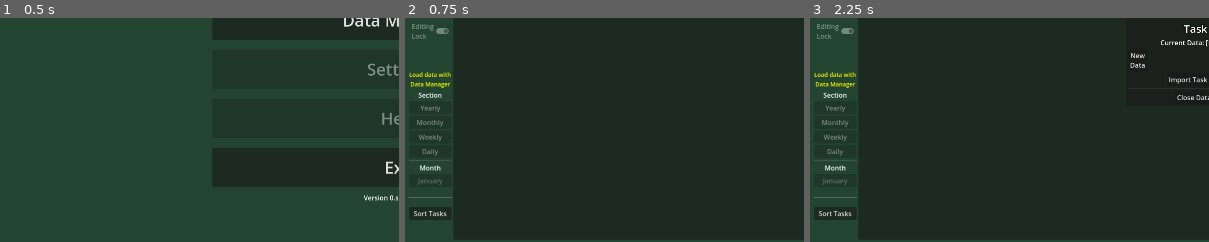
Above: before the commit, frames 1-3 (left to right).
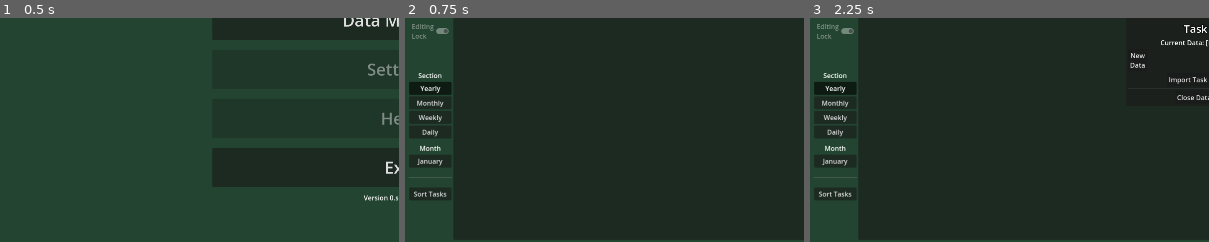
Above: after the commit, the same moments.

Repository: Phoenix-Greenleaf/GG-Household-Helper
Game: Godot game, scene res://scenes/main_menu.tscn
Two runs of this game, one before a commit and one after it. Both use one fixed random seed, a clock stepped at 60 frames per second and the inputs below.
Inputs:
- Up to frame 1 (0.5 s): no input
- Up to frame 2 (0.75 s): click "Continue" at 0.5 s
- Up to frame 3 (2.25 s): click "Editor Menu" at 1.25 s; click "Info Mode" at 2 s
The pictures show only the part of the screen within x 0-50%, y 50-100%; the shares and areas given below are measured in that part.

Frame 1 is identical in both runs. In frame 2, 3.3% of the frame differs, in the area x 0-12%, y 24-90%; in frame 3, 3.3%.

Commit message:
Saving and Inspect improved
Changed my emit_signals to the newer .emit. Checkbox selection buttons (state and profile) toggle to Inspected cells. Switching between data in the data manager triggers a storage-save if needed. The save warning now only slows the menu quit. And everything that needs to SHOULD emit a trigger_save_warning.  Added "if not -> returns" to prevent issues in GridContainer while switching modes with no data_for_spreadsheet

Diff:
--- /dev/null
+++ b/gui/active_button.gd
@@ -0,0 +1,14 @@
+extends Button
+
+@onready var saved_status: DataGlobal.Checkbox = DataGlobal.Checkbox.ACTIVE
+
+
+func _ready() -> void:
+	SignalBus.update_checkbox_button.connect(toggle_to_focused_cell)
+
+
+func toggle_to_focused_cell() -> void:
+	if DataGlobal.current_checkbox_state != saved_status:
+		self.set_pressed_no_signal(false)
+		return
+	self.set_pressed_no_signal(true)
--- a/gui/checkbox_profile.gd
+++ b/gui/checkbox_profile.gd
@@ -4,12 +4,23 @@
 @onready var profile_color_rect: ColorRect = %ProfileColorRect
 @onready var profile_label: Label = %ProfileLabel
 @onready var profile_button: Button = %ProfileButton
+@onready var saved_profile: Array
 
 
 func _ready() -> void:
 	var default_profile: Array = DataGlobal.default_profile
 	load_checkbox_profile(default_profile)
+	SignalBus.update_checkbox_button.connect(toggle_to_focused_cell)
+
 
 func load_checkbox_profile(target_profile: Array) -> void:
-	profile_label.set_text(target_profile[0])
-	profile_color_rect.set_color(target_profile[1])
+	saved_profile = target_profile
+	profile_label.set_text(saved_profile[0])
+	profile_color_rect.set_color(saved_profile[1])
+
+
+func toggle_to_focused_cell() -> void:
+	if DataGlobal.current_checkbox_profile != saved_profile:
+		profile_button.set_pressed_no_signal(false)
+		return
+	profile_button.set_pressed_no_signal(true)
--- a/gui/checkbox_selection_popup.gd
+++ b/gui/checkbox_selection_popup.gd
@@ -31,6 +31,7 @@
 	self.visible = false
 	connect_paired_menu_button()
 	connect_status_button_group()
+	SignalBus.update_checkbox_button.connect(update_status_colors)
 
 
 func load_existing_profiles() -> void:
@@ -46,6 +47,7 @@
 	current_sibling.add_sibling(new_profile)
 	new_profile.load_checkbox_profile(target_profile)
 	current_sibling = new_profile
+
 
 
 func add_default_profile() -> void:
@@ -79,7 +81,7 @@
 
 
 func update_paired_menu() -> void:
-	SignalBus.emit_signal("update_checkbox_button")
+	SignalBus.update_checkbox_button.emit()
 
 
 func random_color() -> Color:
--- a/gui/checkbox_selection_popup.tscn
+++ b/gui/checkbox_selection_popup.tscn
@@ -1,7 +1,11 @@
-[gd_scene load_steps=4 format=3 uid="uid://c7tqndbd8llst"]
+[gd_scene load_steps=8 format=3 uid="uid://c7tqndbd8llst"]
 
 [ext_resource type="Script" path="res://gui/checkbox_selection_popup.gd" id="1_wlqjm"]
 [ext_resource type="ButtonGroup" uid="uid://ditpy2n3iaejt" path="res://gui/checkbox_status_group.tres" id="2_ti3lp"]
+[ext_resource type="Script" path="res://gui/active_button.gd" id="3_o5t0w"]
+[ext_resource type="Script" path="res://gui/in_progress_button.gd" id="4_mewre"]
+[ext_resource type="Script" path="res://gui/completed_button.gd" id="5_8hqe5"]
+[ext_resource type="Script" path="res://gui/expired_button.gd" id="6_3ouw3"]
 
 [sub_resource type="StyleBoxFlat" id="StyleBoxFlat_ui5rb"]
 
@@ -41,6 +45,7 @@
 layout_mode = 2
 toggle_mode = true
 button_group = ExtResource("2_ti3lp")
+script = ExtResource("3_o5t0w")
 
 [node name="Status1Margin" type="MarginContainer" parent="SelectionPopupMargin/SelectionPopupVBox/SelectionPopupStatusHBox/Status1PanelContainer"]
 layout_mode = 2
@@ -74,6 +79,7 @@
 layout_mode = 2
 toggle_mode = true
 button_group = ExtResource("2_ti3lp")
+script = ExtResource("4_mewre")
 
 [node name="MarginContainer" type="MarginContainer" parent="SelectionPopupMargin/SelectionPopupVBox/SelectionPopupStatusHBox/Status2PanelContainer"]
 layout_mode = 2
@@ -122,6 +128,7 @@
 toggle_mode = true
 button_pressed = true
 button_group = ExtResource("2_ti3lp")
+script = ExtResource("5_8hqe5")
 
 [node name="MarginContainer" type="MarginContainer" parent="SelectionPopupMargin/SelectionPopupVBox/SelectionPopupStatusHBox/Status3PanelContainer"]
 layout_mode = 2
@@ -157,6 +164,7 @@
 layout_mode = 2
 toggle_mode = true
 button_group = ExtResource("2_ti3lp")
+script = ExtResource("6_3ouw3")
 
 [node name="MarginContainer" type="MarginContainer" parent="SelectionPopupMargin/SelectionPopupVBox/SelectionPopupStatusHBox/Status4PanelContainer"]
 layout_mode = 2
--- /dev/null
+++ b/gui/completed_button.gd
@@ -0,0 +1,14 @@
+extends Button
+
+@onready var saved_status: DataGlobal.Checkbox = DataGlobal.Checkbox.COMPLETED
+
+
+func _ready() -> void:
+	SignalBus.update_checkbox_button.connect(toggle_to_focused_cell)
+
+
+func toggle_to_focused_cell() -> void:
+	if DataGlobal.current_checkbox_state != saved_status:
+		self.set_pressed_no_signal(false)
+		return
+	self.set_pressed_no_signal(true)
--- a/gui/data_manager/data_manager.gd
+++ b/gui/data_manager/data_manager.gd
@@ -10,6 +10,7 @@
 @onready var task_grid: GridContainer = %TaskGrid
 @onready var current_tasksheet_label: Label = %CurrentTasksheetLabel
 @onready var task_accept_button: Button = %TaskAcceptButton
+var safe_lock_active: bool
 
 var task_save_button_group = preload("res://gui/data_manager/task_save_button_group.tres")
 var task_save_button = preload("res://gui/data_manager/task_save_button.tscn")
@@ -43,10 +44,15 @@
 func connect_signal_bus() -> void:
 	close_manager_button.pressed.connect(emit_exit_signal)
 	SignalBus._on_current_tasksheet_data_changed.connect(update_current_tasksheet_label)
+	SignalBus.trigger_save_warning.connect(safety_toggle.bind(true))
+	SignalBus.reset_save_warning.connect(safety_toggle.bind(false))
 
 
+func safety_toggle(new_bool) -> void:
+	safe_lock_active = new_bool
+
 func emit_exit_signal() -> void:
-	SignalBus.emit_signal("data_manager_close")
+	SignalBus.data_manager_close.emit()
 
 
 func update_current_tasksheet_label() -> void:
@@ -179,12 +185,14 @@
 		prints("Tasksheet data already loaded, skipping.")
 		DataGlobal.button_based_message(current_tasksheet_label, "Data Already Loaded!")
 		return
+	if safe_lock_active:
+		save_current_tasksheet()
 	send_tasksheet_to_global(pressed_tasksheet)
 
 
 func send_tasksheet_to_global(tasksheet_to_send) -> void:
 	DataGlobal.current_tasksheet_data = tasksheet_to_send
-	SignalBus.emit_signal("_on_current_tasksheet_data_changed")
+	SignalBus._on_current_tasksheet_data_changed.emit()
 
 
 func _on_import_tasksheet_pressed() -> void:
--- a/gui/data_manager/task_save_button.gd
+++ b/gui/data_manager/task_save_button.gd
@@ -10,6 +10,7 @@
 func _ready() -> void:
 	update_button()
 
+
 func update_button() -> void:
 	if saved_resource:
 		task_set_name_label.text = saved_resource.spreadsheet_title
--- /dev/null
+++ b/gui/expired_button.gd
@@ -0,0 +1,14 @@
+extends Button
+
+@onready var saved_status: DataGlobal.Checkbox = DataGlobal.Checkbox.EXPIRED
+
+
+func _ready() -> void:
+	SignalBus.update_checkbox_button.connect(toggle_to_focused_cell)
+
+
+func toggle_to_focused_cell() -> void:
+	if DataGlobal.current_checkbox_state != saved_status:
+		self.set_pressed_no_signal(false)
+		return
+	self.set_pressed_no_signal(true)
--- /dev/null
+++ b/gui/in_progress_button.gd
@@ -0,0 +1,14 @@
+extends Button
+
+@onready var saved_status: DataGlobal.Checkbox = DataGlobal.Checkbox.IN_PROGRESS
+
+
+func _ready() -> void:
+	SignalBus.update_checkbox_button.connect(toggle_to_focused_cell)
+
+
+func toggle_to_focused_cell() -> void:
+	if DataGlobal.current_checkbox_state != saved_status:
+		self.set_pressed_no_signal(false)
+		return
+	self.set_pressed_no_signal(true)
--- a/gui/task_spreadsheet/cells/checkbox_cell.gd
+++ b/gui/task_spreadsheet/cells/checkbox_cell.gd
@@ -26,6 +26,7 @@
 			year_and_month_updater()
 		DataGlobal.Section.WEEKLY, DataGlobal.Section.DAILY:
 			day_and_week_updater()
+	SignalBus.trigger_save_warning.emit()
 
 
 func year_and_month_updater() -> void:
--- a/gui/task_spreadsheet/cells/dropdown_cell.gd
+++ b/gui/task_spreadsheet/cells/dropdown_cell.gd
@@ -43,3 +43,5 @@
 			saved_task.priority = priority[index_parameter]
 		_:
 			prints("OptionButton active data update failed")
+			return
+	SignalBus.trigger_save_warning.emit()
--- a/gui/task_spreadsheet/cells/multi_line_cell.gd
+++ b/gui/task_spreadsheet/cells/multi_line_cell.gd
@@ -10,3 +10,4 @@
 func update_active_data() -> void:
 	var text_parameter = self.text
 	saved_task.description = text_parameter
+	SignalBus.trigger_save_warning.emit()
--- a/gui/task_spreadsheet/cells/number_cell.gd
+++ b/gui/task_spreadsheet/cells/number_cell.gd
@@ -10,11 +10,13 @@
 
 
 func update_active_data(number_parameter: float) -> void:
-	var int_number = number_parameter as int
+	var int_number: int = number_parameter as int
 	match saved_type:
 		"Units Per Cycle":
-			saved_task.units_per_cycle = number_parameter
+			saved_task.units_per_cycle = int_number
 		"Units Added When Skipped":
-			saved_task.units_added_when_skipped = number_parameter
+			saved_task.units_added_when_skipped = int_number
 		_:
 			prints("SpinBox active data update failed")
+			return
+	SignalBus.trigger_save_warning.emit()
--- a/gui/task_spreadsheet/cells/text_cell.gd
+++ b/gui/task_spreadsheet/cells/text_cell.gd
@@ -24,3 +24,5 @@
 			saved_task.last_completed = text_parameter
 		_:
 			prints("LineEdit active data update failed")
+			return
+	SignalBus.trigger_save_warning.emit()
--- a/gui/task_spreadsheet/task_data.gd
+++ b/gui/task_spreadsheet/task_data.gd
@@ -6,6 +6,8 @@
 
 @export var section: DataGlobal.Section
 @export var group: String
+@export var previous_section: DataGlobal.Section
+@export var previous_group: String
 
 @export var assigned_user: Array
 @export var time_of_day: DataGlobal.TimeOfDay
@@ -26,6 +28,8 @@
 	name = name_parameter
 	section = section_parameter
 	group = group_parameter
+	previous_section = section_parameter
+	previous_group = group_parameter
 	generate_month_dictionary()
 	generate_all_checkboxes()
 
--- a/gui/task_spreadsheet/task_spreadsheet_grid_container.gd
+++ b/gui/task_spreadsheet/task_spreadsheet_grid_container.gd
@@ -113,6 +113,9 @@
 
 
 func existing_groups_option_section_picker() -> void:
+	if not data_for_spreadsheet:
+		prints("No existing groups to load")
+		return
 	var current_section = DataGlobal.current_toggled_section
 	match current_section:
 		DataGlobal.Section.YEARLY:
@@ -196,7 +199,6 @@
 	process_task(new_task)
 
 
-
 func process_task(target_task) -> void:
 	current_task = target_task
 	create_task_row_cells()
@@ -218,6 +220,9 @@
 
 
 func load_existing_data() -> void:
+	if not data_for_spreadsheet:
+		prints("No existing data to load")
+		return
 	create_header_row()
 	match DataGlobal.current_toggled_section:
 		DataGlobal.Section.YEARLY:
@@ -251,7 +256,7 @@
 	close_new_task_panel()
 	new_task_field_reset()
 	toggle_info_checkbox_modes()
-	_on_cells_edited()
+	SignalBus.trigger_save_warning.emit()
 
 
 func create_existing_groups_option_button_items(group) -> void:
@@ -293,7 +298,7 @@
 	info_header_size = get_tree().get_nodes_in_group("Info").size()
 	checkbox_header_size = get_tree().get_nodes_in_group("Checkbox").size()
 	prints("Header Sizes, Full:", full_header_size, " Info:", info_header_size, " Checkbox:", checkbox_header_size)
-	set_grid_columns()
+#	set_grid_columns()
 
 
 func header_editing_prevention() -> void:
@@ -309,6 +314,9 @@
 
 
 func set_grid_columns() -> void:
+	if not data_for_spreadsheet:
+		prints("Columns not set")
+		return
 	var header_size: int = 0
 	if DataGlobal.current_toggled_editor_mode == DataGlobal.editor_modes["Info"]:
 		header_size = full_header_size - checkbox_header_size
@@ -418,7 +426,6 @@
 	add_cell_to_groups(cell, column_group)
 
 
-
 func _on_focus_changed(control_node:Control) -> void:
 	if control_node == null:
 		return
@@ -431,7 +438,12 @@
 		DataGlobal.focus_checkbox_profile = control_node.saved_profile
 		DataGlobal.focus_checkbox_state = control_node.saved_state
 		selected_checkbox(control_node)
-	if ("TextCell" in control_node.name) or ("MultiLineCell"in control_node.name) or ("DropdownCell"in control_node.name) or ("NumberCell" in control_node.name):
+	if (
+		"TextCell" in control_node.name
+		or "MultiLineCell"in control_node.name
+		or "DropdownCell"in control_node.name
+		or "NumberCell" in control_node.name
+		):
 		prints("Task:", control_node.saved_task.name)
 
 
@@ -450,14 +462,11 @@
 			prints("selected checkbox check")
 			target.update_checkbox()
 			target.update_active_data()
-#			_on_cells_edited()
 		DataGlobal.CheckboxToggle.INSPECT:
 			DataGlobal.current_checkbox_profile = focus_profile
 			DataGlobal.current_checkbox_state = focus_state
-			SignalBus.emit_signal("update_checkbox_button")
-
-func _on_cells_edited() -> void:
-	SignalBus.emit_signal("trigger_save_warning")
+			SignalBus.update_checkbox_button.emit()
+
 
 func return_data_to_sender(data, return_address) -> void:
 	prints("Return:", data)
--- a/scenes/editor.gd
+++ b/scenes/editor.gd
@@ -9,11 +9,7 @@
 @onready var month_selection_menu_button: MenuButton = %MonthSelectionMenu
 @onready var month_selection_menu_popup := month_selection_menu_button.get_popup()
 @onready var save_warning_button: Button = %SaveWarningButton
-@onready var save_lock_label: Label = %SaveLockLabel
 @onready var add_task_button: Button = %AddTaskButton
-
-
-
 
 var last_toggled_month: int = 1
 
@@ -27,12 +23,10 @@
 	connection_cental()
 	set_current_date_label()
 	print_ready()
-	toggle_save_safety_feature(true)
 	add_task_button.disabled = true
 	popup.hide_on_item_selection = false
 	if DataGlobal.current_tasksheet_data:
 		update_current_tasksheet_label()
-		toggle_save_safety_feature(false)
 		add_task_button.disabled = false
 
 
@@ -43,20 +37,25 @@
 	connect_other_signal_bus()
 	get_save_safety_group_nodes()
 
+
 func connect_data_manager() -> void:
 	SignalBus.data_manager_close.connect(close_data_manager_popup)
 	data_manager_center.visible = false
+
 
 func connect_other_signal_bus() -> void:
 	SignalBus._on_current_tasksheet_data_changed.connect(update_current_tasksheet_label)
 	SignalBus.trigger_save_warning.connect(save_warning_triggered)
 	SignalBus.reset_save_warning.connect(save_waring_reset)
 
+
 func connect_month_menu() -> void:
 	month_selection_menu_popup.connect("id_pressed", month_menu_button_actions)
 
+
 func connect_menu_button_popup() -> void:
 	popup.connect("id_pressed", menu_button_actions)
+
 
 func get_save_safety_group_nodes() -> void:
 	save_safety_nodes = get_tree().get_nodes_in_group("save_safety")
@@ -108,7 +107,7 @@
 	var year = DataGlobal.current_tasksheet_data.spreadsheet_year
 	var new_label = title + ": " + str(year)
 	current_save_label.text = new_label
-	SignalBus.emit_signal("reset_save_warning")
+	SignalBus.reset_save_warning.emit()
 
 
 func close_data_manager_popup() -> void:
@@ -151,11 +150,7 @@
 			month_menu_switch(11, "November")
 		12:
 			month_menu_switch(12, "December")
-	SignalBus.emit_signal("_on_editor_month_changed")
-
-
-func change_sections() -> void:
-	SignalBus.emit_signal("_on_editor_section_changed")
+	SignalBus._on_editor_month_changed.emit()
 
 
 func month_menu_switch(passed_id: int, month_text: String) -> void:
@@ -170,7 +165,7 @@
 	if (button_pressed):
 		if DataGlobal.current_toggled_section != DataGlobal.Section.YEARLY:
 			DataGlobal.current_toggled_section = DataGlobal.Section.YEARLY
-			change_sections()
+			SignalBus._on_editor_section_changed.emit()
 			prints("Yearly Section Toggled")
 		else:
 			prints("Yearly Section ALREADY TOGGLED")
@@ -180,7 +175,7 @@
 	if (button_pressed):
 		if DataGlobal.current_toggled_section != DataGlobal.Section.MONTHLY:
 			DataGlobal.current_toggled_section = DataGlobal.Section.MONTHLY
-			change_sections()
+			SignalBus._on_editor_section_changed.emit()
 			prints("Monthly Section Toggled")
 		else:
 			prints("Monthly Section ALREADY TOGGLED")
@@ -190,7 +185,7 @@
 	if (button_pressed):
 		if DataGlobal.current_toggled_section != DataGlobal.Section.WEEKLY:
 			DataGlobal.current_toggled_section = DataGlobal.Section.WEEKLY
-			change_sections()
+			SignalBus._on_editor_section_changed.emit()
 			prints("Weekly Section Toggled")
 		else:
 			prints("Weekly Section ALREADY TOGGLED")
@@ -200,21 +195,17 @@
 	if (button_pressed):
 		if DataGlobal.current_toggled_section != DataGlobal.Section.DAILY:
 			DataGlobal.current_toggled_section = DataGlobal.Section.DAILY
-			change_sections()
+			SignalBus._on_editor_section_changed.emit()
 			prints("Daily Section Toggled")
 		else:
 			prints("Daily Section ALREADY TOGGLED")
-
-
-func change_editor_mode() -> void:
-	SignalBus.emit_signal("_on_editor_mode_changed")
 
 
 func _on_checkbox_mode_button_toggled(button_pressed: bool) -> void:
 	if (button_pressed):
 		if DataGlobal.current_toggled_editor_mode != DataGlobal.editor_modes["Checkbox"]:
 			DataGlobal.current_toggled_editor_mode = DataGlobal.editor_modes["Checkbox"]
-			change_editor_mode()
+			SignalBus._on_editor_mode_changed.emit()
 			prints("Checkbox Mode toggled")
 		else:
 			prints("Checkbox Mode ALREADY TOGGLED")
@@ -224,7 +215,7 @@
 	if (button_pressed):
 		if DataGlobal.current_toggled_editor_mode != DataGlobal.editor_modes["Info"]:
 			DataGlobal.current_toggled_editor_mode = DataGlobal.editor_modes["Info"]
-			change_editor_mode()
+			SignalBus._on_editor_mode_changed.emit()
 			prints("Info Mode toggled")
 		else:
 			prints("Info Mode ALREADY TOGGLED")
@@ -233,15 +224,11 @@
 func save_warning_triggered() -> void:
 	print("Save Warning TRIGGERED")
 	save_warning_button.text = "DATA NEEDS SAVING!"
-	save_lock_label.text = "Save Lock On"
-	toggle_save_safety_feature(true)
 
 
 func save_waring_reset() -> void:
 	print("Save Warning RESET")
 	save_warning_button.text = "Data Saved"
-	save_lock_label.text = " "
-	toggle_save_safety_feature(false)
 	if add_task_button.disabled == true:
 		add_task_button.disabled = false
 
@@ -257,14 +244,14 @@
 		print("Nothing to save, love")
 		return
 	else:
+		save_active_data()
+
+
+func save_active_data() -> void:
 		save_warning_button.text = "Data Saved"
 		var data_manager: Node = data_manager_center.get_child(0)
 		data_manager.save_current_tasksheet()
-		SignalBus.emit_signal("reset_save_warning")
-
-func toggle_save_safety_feature(button_disabled_bool: bool) -> void:
-	for savety_node_iteration in save_safety_nodes:
-		savety_node_iteration.disabled = button_disabled_bool
+		SignalBus.reset_save_warning.emit()
 
 
 func _on_menu_button_pressed() -> void:
@@ -277,7 +264,7 @@
 		return
 	if DataGlobal.current_toggled_checkbox_mode != DataGlobal.CheckboxToggle.APPLY:
 		DataGlobal.current_toggled_checkbox_mode = DataGlobal.CheckboxToggle.APPLY
-		SignalBus.emit_signal("_on_checkbox_mode_changed")
+		SignalBus._on_checkbox_mode_changed.emit()
 		prints("Apply Mode toggled")
 	else:
 		prints("Apply Mode ALREADY TOGGLED")
@@ -288,7 +275,7 @@
 		return
 	if DataGlobal.current_toggled_checkbox_mode != DataGlobal.CheckboxToggle.INSPECT:
 		DataGlobal.current_toggled_checkbox_mode = DataGlobal.CheckboxToggle.INSPECT
-		SignalBus.emit_signal("_on_checkbox_mode_changed")
+		SignalBus._on_checkbox_mode_changed.emit()
 		prints("Inspect Mode toggled")
 	else:
 		prints("Inspect Mode ALREADY TOGGLED")
--- a/scenes/editor.tscn
+++ b/scenes/editor.tscn
@@ -137,40 +137,31 @@
 layout_mode = 2
 theme_override_constants/separation = 60
 
-[node name="SaveLockLabel" type="Label" parent="MainMargin/MainHBox/SideMenuVBox"]
-unique_name_in_owner = true
-layout_mode = 2
-theme_override_colors/font_color = Color(1, 1, 0, 1)
-theme_override_font_sizes/font_size = 14
-text = "Load data with
-Data Manager"
-horizontal_alignment = 1
-
 [node name="SectionSelectionLabel" type="Label" parent="MainMargin/MainHBox/SideMenuVBox"]
 layout_mode = 2
 text = "Section"
 horizontal_alignment = 1
 
-[node name="YearlyButton" type="Button" parent="MainMargin/MainHBox/SideMenuVBox" groups=["save_safety"]]
+[node name="YearlyButton" type="Button" parent="MainMargin/MainHBox/SideMenuVBox"]
 layout_mode = 2
 toggle_mode = true
 button_pressed = true
 button_group = ExtResource("2_rjskt")
 text = "Yearly"
 
-[node name="MonthlyButton" type="Button" parent="MainMargin/MainHBox/SideMenuVBox" groups=["save_safety"]]
+[node name="MonthlyButton" type="Button" parent="MainMargin/MainHBox/SideMenuVBox"]
 layout_mode = 2
 toggle_mode = true
 button_group = ExtResource("2_rjskt")
 text = "Monthly"
 
-[node name="WeeklyButton" type="Button" parent="MainMargin/MainHBox/SideMenuVBox" groups=["save_safety"]]
+[node name="WeeklyButton" type="Button" parent="MainMargin/MainHBox/SideMenuVBox"]
 layout_mode = 2
 toggle_mode = true
 button_group = ExtResource("2_rjskt")
 text = "Weekly"
 
-[node name="DailyButton" type="Button" parent="MainMargin/MainHBox/SideMenuVBox" groups=["save_safety"]]
+[node name="DailyButton" type="Button" parent="MainMargin/MainHBox/SideMenuVBox"]
 layout_mode = 2
 toggle_mode = true
 button_group = ExtResource("2_rjskt")
@@ -184,7 +175,7 @@
 text = "Month"
 horizontal_alignment = 1
 
-[node name="MonthSelectionMenu" type="MenuButton" parent="MainMargin/MainHBox/SideMenuVBox" groups=["save_safety"]]
+[node name="MonthSelectionMenu" type="MenuButton" parent="MainMargin/MainHBox/SideMenuVBox"]
 unique_name_in_owner = true
 layout_mode = 2
 text = "January"
